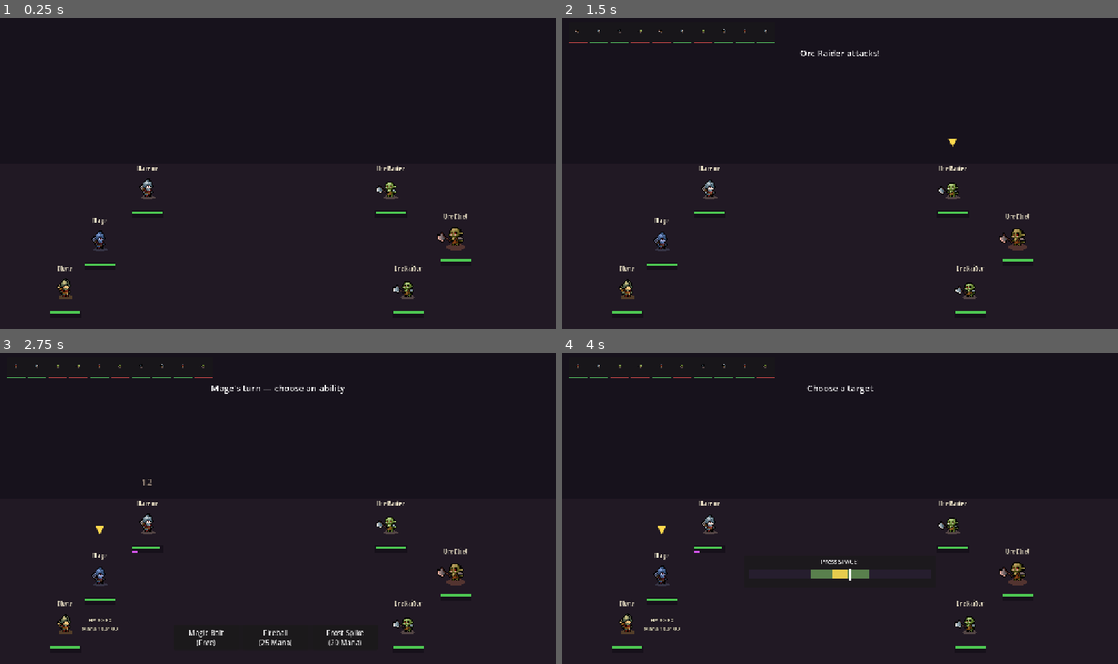
Above: before the commit, frames 1-4 (two rows, left to right).
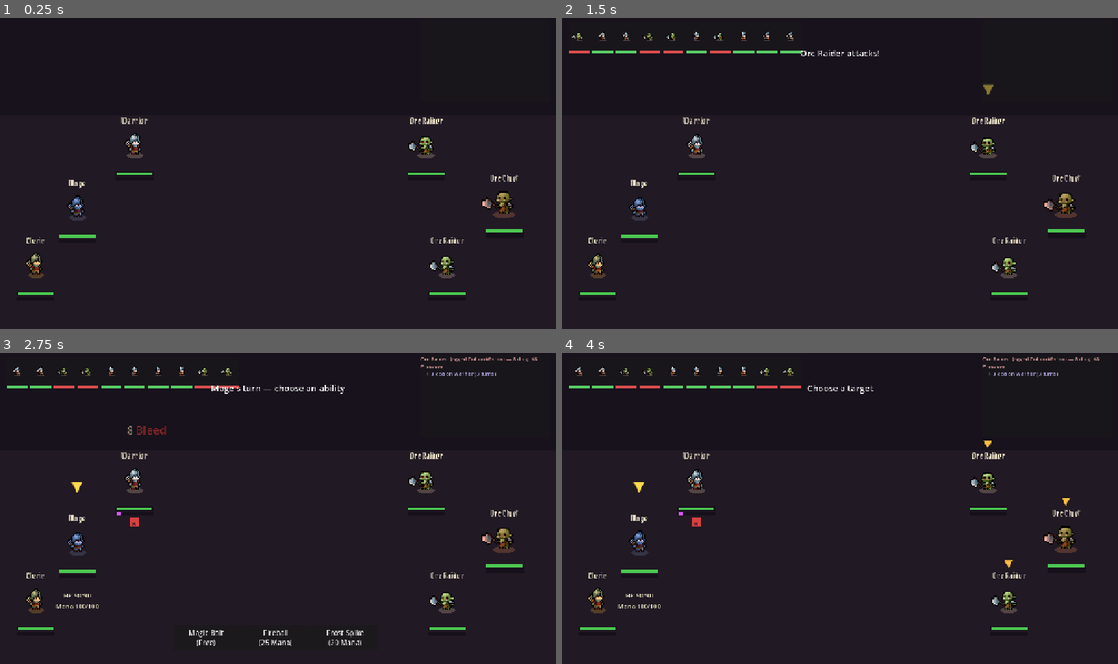
Above: after the commit, the same moments.

Repository: thebaldman65-spec/DoD
Game: Godot game, scene res://scenes/battle.tscn
The game is run twice, just before and just after one commit, with the same random seed, the same clock (stepped at 60 frames per second) and the same inputs.
Inputs (mouse positions are in pixels of both pictures, inside the frame that each line leads up to):
- Up to frame 1 (0.25 s): no input
- Up to frame 2 (1.5 s): tap Enter (ui_accept) at 0.5, 0.77 s; move the mouse to (962, 157) at 0.52 s; move the mouse to (728, 189) at 1.27 s
- Up to frame 3 (2.75 s): tap Enter (ui_accept) at 1.52 s; move the mouse to (333, 440) at 2.02 s
- Up to frame 4 (4 s): click "Magic Bolt (Free)" at 2.75 s; click (951, 524) at 3.52 s

The runs differ from the first frame. In frame 1, 3.2% of the frame differs, in the area x 3-94%, y 31-96%; in frame 2, 3.9%; in frame 3, 4.4%; in frame 4, 4.8%, in the area x 1-97%, y 1-96%.

Commit message:
Camera zoom, bigger portraits, orc kits with Bleed, Rage Chief, battle history
- Camera2D at 1.2x zoom so combatants fill the screen
- Initiative portraits cropped to the character and enlarged to 48x64
- Orc Raiders: Slash, or Jagged Cut (less dmg, 60% chance of Bleed DoT)
- Orc Chief: Rage resource with weaker Warrior kit (Strike/Heavy/Crushing),
  AI picks hardest affordable hit vs Broken heroes
- Scrolling battle history panel (top right) logging every action, damage,
  crit, status application, Break, and death in order

Co-Authored-By: Claude Fable 5 <noreply@anthropic.com>

Diff:
--- a/scripts/ability.gd
+++ b/scripts/ability.gd
@@ -16,6 +16,7 @@
 var resource_gain := 0   # resource generated on use (e.g. basic attacks build Rage)
 var delay_push := 0.0    # pushes the target's next turn back (Frost Spike)
 var applies_status := {} # status applied on hit, e.g. {"id": "slow", "turns": 2}
+var status_chance := 1.0 # probability the status lands (1.0 = always)
 var perfect_id := ""     # unique bonus effect on a Perfect skill check
 var perfect_text := ""   # tooltip text for the perfect bonus
 var description := ""
--- a/scripts/battle.gd
+++ b/scripts/battle.gd
@@ -16,9 +16,13 @@
 const STATUS_INFO := {
 	"slow": ["Slow", "S", Color(0.5, 0.75, 1.0), "-25% speed; turns arrive later."],
 	"burn": ["Burn", "F", Color(1.0, 0.55, 0.2), "Takes 6 damage at the start of each turn."],
+	"bleed": ["Bleed", "Bl", Color(0.85, 0.25, 0.25), "Takes 5 damage at the start of each turn."],
 	"sunder": ["Sunder", "D", Color(0.7, 0.7, 0.7), "-30% armor."],
 	"ward": ["Ward", "W", Color(1.0, 0.85, 0.4), "Takes 50% less Pressure."],
 }
+
+# Damage-over-time statuses ticked at the start of the afflicted unit's turn.
+const DOT_STATUSES := {"burn": 6, "bleed": 5}
 
 var heroes: Array = []
 var enemies: Array = []
@@ -31,6 +35,8 @@
 var action_box: HBoxContainer
 var active_marker: Label
 
+var history: RichTextLabel
+
 var sc_root: Control
 var sc_cursor: ColorRect
 var sc_result: Label
@@ -50,14 +56,22 @@
 
 func _build_arena() -> void:
 	var bg := ColorRect.new()
-	bg.size = Vector2(1280, 720)
+	bg.position = Vector2(-200, -100)
+	bg.size = Vector2(1680, 920)
 	bg.color = Color(0.09, 0.07, 0.11)
 	add_child(bg)
 	var floor_rect := ColorRect.new()
-	floor_rect.position = Vector2(0, 340)
-	floor_rect.size = Vector2(1280, 380)
+	floor_rect.position = Vector2(-200, 340)
+	floor_rect.size = Vector2(1680, 560)
 	floor_rect.color = Color(0.13, 0.10, 0.14)
 	add_child(floor_rect)
+	# Zoomed camera so the combatants fill more of the screen (UI is on a
+	# CanvasLayer and unaffected).
+	var cam := Camera2D.new()
+	cam.position = Vector2(615, 450)
+	cam.zoom = Vector2(1.2, 1.2)
+	add_child(cam)
+	cam.make_current()
 
 
 func _spawn_units() -> void:
@@ -86,17 +100,18 @@
 	enemies.append(_make_unit({
 		"unit_name": "Orc Raider", "is_hero": false, "sheet_dir": orc,
 		"max_hp": 110, "armor": 0.15, "speed": 90.0, "stability": 50,
-		"abilities": _orc_kit(17, 26),
+		"abilities": _orc_raider_kit(),
 	}, Vector2(900, 400), Color.WHITE))
 	enemies.append(_make_unit({
 		"unit_name": "Orc Chief", "is_hero": false, "sheet_dir": orc,
 		"max_hp": 190, "armor": 0.20, "speed": 80.0, "stability": 70,
-		"abilities": _orc_kit(24, 34), "sprite_scale": 2.8,
+		"resource_name": "Rage", "resource": 0, "max_resource": 100,
+		"abilities": _orc_chief_kit(), "sprite_scale": 2.8,
 	}, Vector2(1050, 510), Color(1.0, 0.75, 0.7)))
 	enemies.append(_make_unit({
 		"unit_name": "Orc Raider", "is_hero": false, "sheet_dir": orc,
 		"max_hp": 110, "armor": 0.15, "speed": 90.0, "stability": 50,
-		"abilities": _orc_kit(17, 26),
+		"abilities": _orc_raider_kit(),
 	}, Vector2(940, 630), Color.WHITE))
 
 	for u in heroes + enemies:
@@ -166,12 +181,25 @@
 	]
 
 
-func _orc_kit(light_dmg: int, heavy_dmg: int) -> Array:
+func _orc_raider_kit() -> Array:
 	return [
-		Ability.make({"display_name": "Slash", "damage": light_dmg, "pressure": 10,
+		Ability.make({"display_name": "Slash", "damage": 17, "pressure": 10,
 			"delay": 2.0, "anim": "attack01"}),
-		Ability.make({"display_name": "Smash", "damage": heavy_dmg, "pressure": 16,
-			"delay": 4.0, "anim": "attack02"}),
+		Ability.make({"display_name": "Jagged Cut", "damage": 12, "pressure": 8,
+			"delay": 2.5, "anim": "attack02",
+			"applies_status": {"id": "bleed", "turns": 3}, "status_chance": 0.6}),
+	]
+
+
+# The Chief fights like a weaker Warrior: builds Rage, spends it on heavy hits.
+func _orc_chief_kit() -> Array:
+	return [
+		Ability.make({"display_name": "Strike", "damage": 14, "pressure": 10,
+			"resource_gain": 15, "delay": 2.0, "anim": "attack01"}),
+		Ability.make({"display_name": "Heavy Strike", "cost": 30, "damage": 28,
+			"pressure": 16, "delay": 4.0, "anim": "attack02"}),
+		Ability.make({"display_name": "Crushing Blow", "cost": 20, "damage": 17,
+			"pressure": 24, "delay": 4.0, "anim": "attack02"}),
 	]
 
 
@@ -203,6 +231,17 @@
 	action_panel.add_child(action_box)
 	action_panel.visible = false
 
+	var history_panel := PanelContainer.new()
+	history_panel.position = Vector2(968, 8)
+	history_panel.self_modulate = Color(1, 1, 1, 0.85)
+	ui.add_child(history_panel)
+	history = RichTextLabel.new()
+	history.bbcode_enabled = true
+	history.scroll_following = true
+	history.custom_minimum_size = Vector2(300, 190)
+	history.add_theme_font_size_override("normal_font_size", 12)
+	history_panel.add_child(history)
+
 	active_marker = Label.new()
 	active_marker.text = "▼"
 	active_marker.add_theme_font_size_override("font_size", 26)
@@ -265,6 +304,11 @@
 
 func _message(text: String) -> void:
 	message_label.text = text
+
+
+# Appends one line to the battle history panel.
+func _log(text: String, color := "#d8d2c4") -> void:
+	history.append_text("[color=%s]%s[/color]\n" % [color, text])
 
 
 func _rebuild_turn_bar() -> void:
@@ -283,13 +327,13 @@
 		var slot := VBoxContainer.new()
 		var portrait := TextureRect.new()
 		portrait.texture = u.portrait()
-		portrait.custom_minimum_size = Vector2(42, 42)
+		portrait.custom_minimum_size = Vector2(48, 64)
 		portrait.expand_mode = TextureRect.EXPAND_IGNORE_SIZE
 		portrait.stretch_mode = TextureRect.STRETCH_KEEP_ASPECT_CENTERED
 		portrait.flip_h = not u.is_hero
 		slot.add_child(portrait)
 		var stripe := ColorRect.new()
-		stripe.custom_minimum_size = Vector2(42, 4)
+		stripe.custom_minimum_size = Vector2(48, 4)
 		stripe.color = Color(0.35, 0.8, 0.4) if u.is_hero else Color(0.85, 0.3, 0.3)
 		slot.add_child(stripe)
 		turn_bar.add_child(slot)
@@ -309,17 +353,24 @@
 			break
 		active_marker.visible = true
 		active_marker.position = u.position + Vector2(-11, -130)
-		if u.has_status("burn"):
-			var burned_out: bool = u.take_tick_damage(6, "-6 Burn", STATUS_INFO["burn"][2])
-			await _wait(0.5)
-			if burned_out:
-				_message("%s burns away!" % u.unit_name)
-				_check_end()
-				continue
+		for dot_id in DOT_STATUSES:
+			if u.has_status(dot_id) and not u.dead:
+				var dot_dmg: int = DOT_STATUSES[dot_id]
+				var info: Array = STATUS_INFO[dot_id]
+				var dot_died: bool = u.take_tick_damage(dot_dmg, "-%d %s" % [dot_dmg, info[0]], info[2])
+				_log("%s takes %d %s damage" % [u.unit_name, dot_dmg, info[0]], "#e08850")
+				await _wait(0.5)
+				if dot_died:
+					_message("%s succumbs to %s!" % [u.unit_name, info[0]])
+					_log("† %s dies" % u.unit_name, "#e05050")
+		if u.dead:
+			_check_end()
+			continue
 		u.tick_statuses()
 		if u.broken_pending:
 			u.broken_pending = false
 			_message("%s is Broken and loses their turn!" % u.unit_name)
+			_log("%s loses their turn (Broken)" % u.unit_name, "#c070e0")
 			await _wait(1.0)
 			u.recover_from_break()
 			u.next_time += BASIC_DELAY * 100.0 / u.effective_speed()
@@ -403,17 +454,21 @@
 		return
 	var target: BattleUnit
 	var ab: Ability
+	var affordable: Array = u.abilities.filter(func(a): return a.cost <= u.resource)
 	var broken_heroes := living.filter(func(h): return h.broken)
 	if not broken_heroes.is_empty():
-		# Exploit a Broken hero with the heaviest attack available.
+		# Exploit a Broken hero with the hardest-hitting attack they can afford.
 		target = _lowest_hp(broken_heroes)
-		ab = u.abilities[1]
+		ab = affordable[0]
+		for a in affordable:
+			if a.damage > ab.damage:
+				ab = a
 		_message("%s exploits the Break!" % u.unit_name)
 		await _wait(0.4)
 	else:
 		# Prefer finishing off wounded heroes; sometimes spread damage.
 		target = _lowest_hp(living) if randf() < 0.65 else living.pick_random()
-		ab = u.abilities[1] if randf() < 0.35 else u.abilities[0]
+		ab = affordable.pick_random()
 	await _resolve(u, ab, target, "good")
 
 
@@ -434,11 +489,14 @@
 	attacker.play_anim(ab.anim)
 	await _wait(0.3)
 
+	var grade_tag := {"perfect": " [PERFECT]", "good": "", "fail": " [Miss]"}[grade] as String
 	if ab.heal > 0:
 		var amount := int(ab.heal * dmg_mult)
 		target.heal_amount(amount)
 		target.float_text("+%d" % amount, Color(0.4, 0.9, 0.45))
 		_message("%s heals %s for %d" % [attacker.unit_name, target.unit_name, amount])
+		_log("%s: %s on %s heals %d%s" % [attacker.unit_name, ab.display_name,
+			target.unit_name, amount, grade_tag], "#70d878")
 		if is_perfect and ab.perfect_id == "ward":
 			_apply_status(target, "ward", 2)
 	else:
@@ -454,9 +512,12 @@
 		var result: Dictionary = target.take_hit(final, pr)
 		target.float_text("%d%s" % [final, "!" if is_crit else ""],
 			Color(1.0, 0.5, 0.2) if is_crit else Color(0.95, 0.85, 0.75))
+		_log("%s: %s on %s — %d dmg%s, +%d Pressure%s" % [attacker.unit_name,
+			ab.display_name, target.unit_name, final, " CRIT" if is_crit else "",
+			pr, grade_tag], "#d8d2c4" if attacker.is_hero else "#e0a0a0")
 		if ab.delay_push > 0.0:
 			target.next_time += ab.delay_push * 100.0 / target.effective_speed()
-		if not result.died and not ab.applies_status.is_empty():
+		if not result.died and not ab.applies_status.is_empty() and randf() <= ab.status_chance:
 			var turns: int = ab.applies_status["turns"]
 			if is_perfect and ab.perfect_id == "slow_plus":
 				turns = 4
@@ -465,10 +526,12 @@
 			_apply_perfect_bonus(attacker, target, ab, result.died)
 		if result.broke:
 			_message("%s BREAKS!" % target.unit_name)
+			_log("!! %s BREAKS" % target.unit_name, "#c070e0")
 			_shake()
 			await _wait(0.5)
 		if result.died:
 			_message("%s falls!" % target.unit_name)
+			_log("† %s dies" % target.unit_name, "#e05050")
 			await _wait(0.5)
 
 	await _wait(0.45)
@@ -479,6 +542,7 @@
 func _apply_status(target: BattleUnit, id: String, turns: int) -> void:
 	var info: Array = STATUS_INFO[id]
 	target.add_status(id, info[0], info[1], info[2], turns, info[3])
+	_log("   → %s on %s (%d turns)" % [info[0], target.unit_name, turns], "#b0a8e0")
 
 
 # Unique bonus effects for Perfect skill checks (per ability).
@@ -487,12 +551,15 @@
 		"rage":
 			attacker.resource = mini(attacker.resource + 10, attacker.max_resource)
 			attacker.float_text("+10 Rage", Color(1.0, 0.5, 0.4))
+			_log("   → %s gains +10 Rage" % attacker.unit_name, "#b0a8e0")
 		"mana":
 			attacker.resource = mini(attacker.resource + 10, attacker.max_resource)
 			attacker.float_text("+10 Mana", Color(0.5, 0.7, 1.0))
+			_log("   → %s restores 10 Mana" % attacker.unit_name, "#b0a8e0")
 		"self_heal":
 			attacker.heal_amount(8)
 			attacker.float_text("+8", Color(0.4, 0.9, 0.45))
+			_log("   → %s recovers 8 HP" % attacker.unit_name, "#b0a8e0")
 		"sunder":
 			if not target_died:
 				_apply_status(target, "sunder", 2)
--- a/scripts/unit.gd
+++ b/scripts/unit.gd
@@ -282,8 +282,16 @@
 	_info_label.text = ""
 
 
+# Cropped close-up of the character for the initiative bar (the raw frame
+# is mostly empty space around a small figure).
 func portrait() -> Texture2D:
-	return _idle_texture
+	var src := _idle_texture as AtlasTexture
+	if src == null:
+		return _idle_texture
+	var crop := AtlasTexture.new()
+	crop.atlas = src.atlas
+	crop.region = Rect2(src.region.position + Vector2(28, 18), Vector2(44, 60))
+	return crop
 
 
 func play_anim(anim_name: String) -> void:
